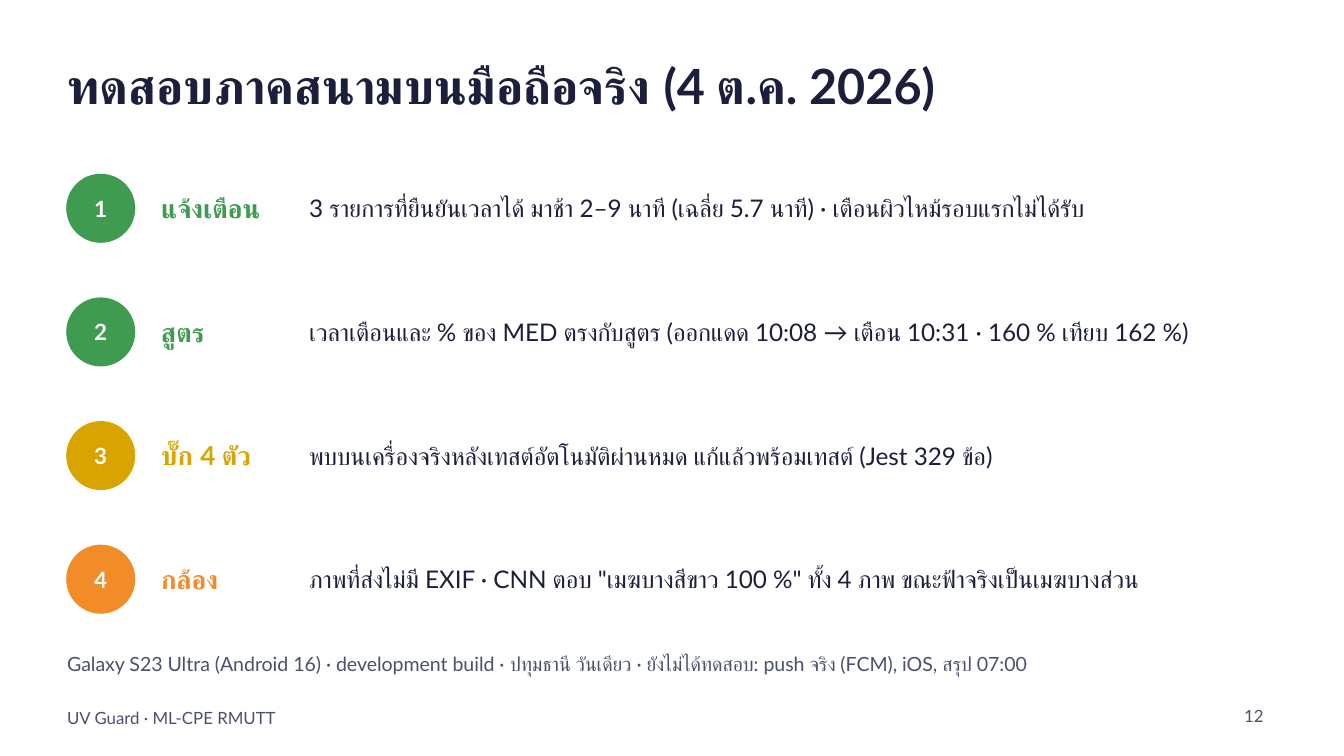
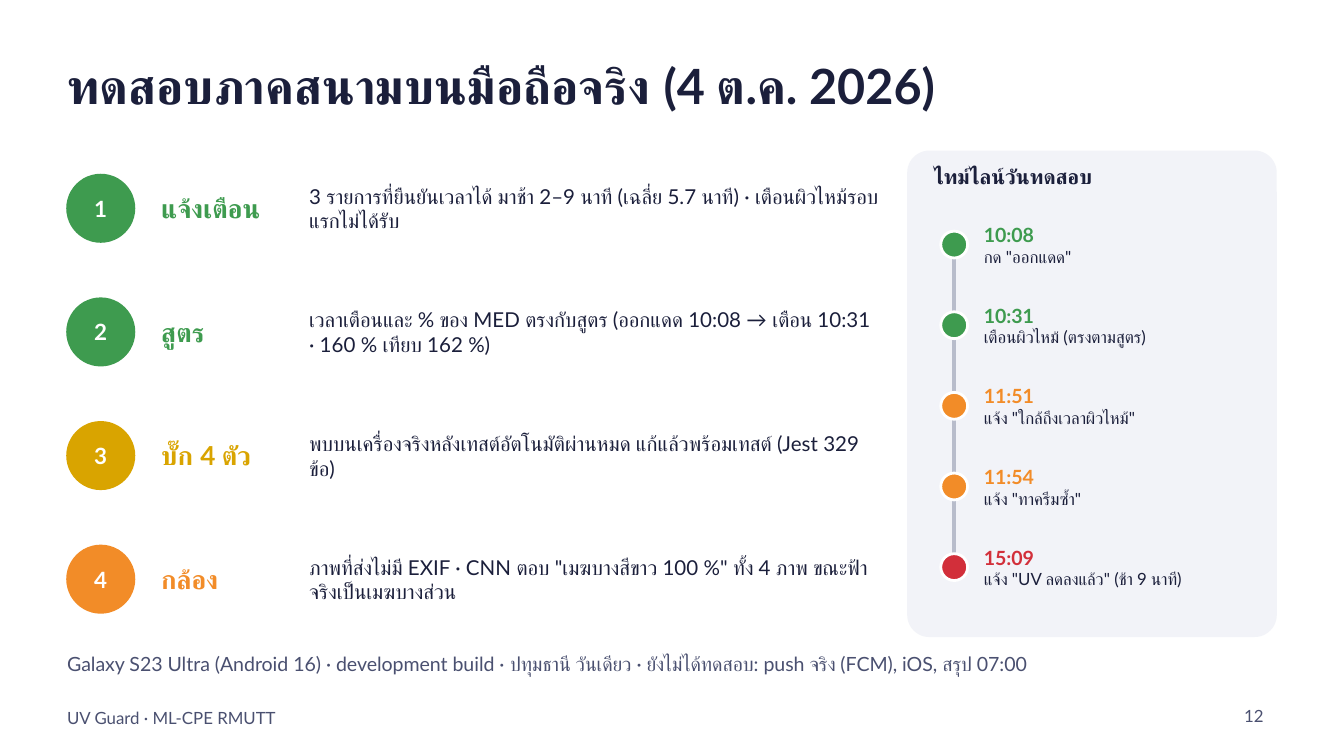
Before and after one commit to Folktom04/ML-CPE, a slide deck: slide 12 of Final-Project/docs/uv_guard_presentation.pptx. Drawn at 1344x756 pixels with LibreOffice and Linux fonts; fonts in the diff are those of the drawing. Boxes give left, top, right and bottom in pixels: in the first picture for what was removed or moved away, otherwise in the second. Text is boxed around its words. In the diff, an @@ line names an element or a change of style, - is before the commit and + after.

```diff
--- a/Final-Project/docs/uv_guard_presentation.pptx
+++ b/Final-Project/docs/uv_guard_presentation.pptx
@@ rounded rectangle added at (x1=907, y1=151, x2=1277, y2=637), fill #F2F3F8 @@
@@ text added at (x1=934, y1=168, x2=1092, y2=185), 11 pt, text #1B1F3B, bold @@
+ไทม์ไลน์วันทดสอบ
@@ ellipse added at (x1=941, y1=231, x2=968, y2=258), fill #3E9B4F, outline #FFFFFF 1.5 pt @@
@@ text added at (x1=984, y1=227, x2=1072, y2=263), 9 pt, text #1B1F3B @@
+10:08
+กด "ออกแดด"
@@ line added from (954, 242) to (954, 564), #B8BCCB 2 pt @@
@@ ellipse added at (x1=941, y1=312, x2=968, y2=339), fill #3E9B4F, outline #FFFFFF 1.5 pt @@
@@ text added at (x1=984, y1=308, x2=1145, y2=347), 9 pt, text #1B1F3B @@
+10:31
+เตือนผิวไหม้ (ตรงตามสูตร)
@@ text added at (x1=984, y1=389, x2=1135, y2=424), 9 pt, text #1B1F3B @@
+11:51
+แจ้ง "ใกล้ถึงเวลาผิวไหม้"
@@ ellipse added at (x1=941, y1=392, x2=968, y2=419), fill #F28C28, outline #FFFFFF 1.5 pt @@
@@ ellipse added at (x1=941, y1=473, x2=968, y2=500), fill #F28C28, outline #FFFFFF 1.5 pt @@
@@ text added at (x1=984, y1=470, x2=1081, y2=505), 9 pt, text #1B1F3B @@
+11:54
+แจ้ง "ทาครีมซ้ำ"
@@ size 13 to 11 pt in 4 elements at (x1=309, y1=188, x2=878, y2=229), (x1=309, y1=311, x2=870, y2=352), (x1=309, y1=435, x2=859, y2=479), (x1=309, y1=559, x2=856, y2=599) @@
@@ ellipse added at (x1=941, y1=554, x2=968, y2=581), fill #D22F3A, outline #FFFFFF 1.5 pt @@
@@ text added at (x1=984, y1=550, x2=1181, y2=588), 9 pt, text #1B1F3B @@
+15:09
+แจ้ง "UV ลดลงแล้ว" (ช้า 9 นาที)
```
Also in this commit, not shown: 14 other slides changed, 1 slide added, 6 other files.
